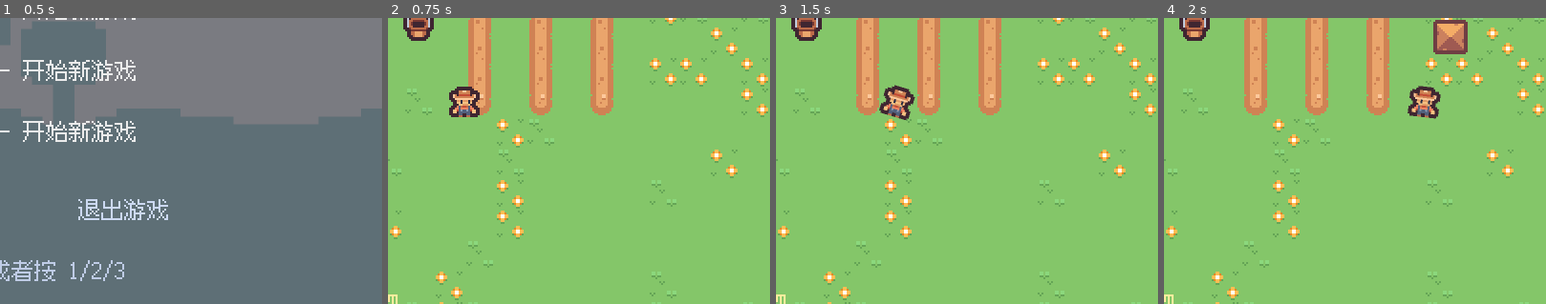
Above: before the commit, frames 1-4 (left to right).
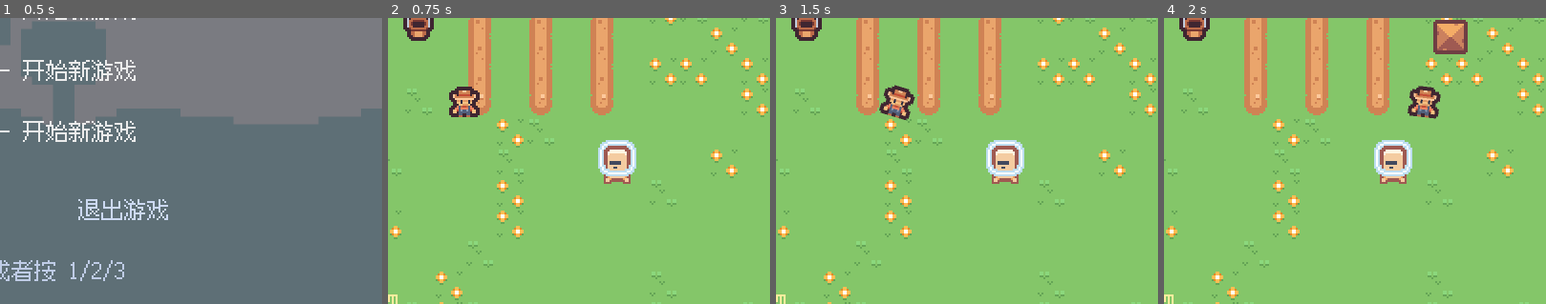
Above: after the commit, the same moments.

Repository: 01821/farm-fight-game
Game: Godot game, scene res://Scenes/Title/title.tscn
Two runs of this game, one before a commit and one after it. Both use one fixed random seed, a clock stepped at 60 frames per second and the inputs below. Sound files missing from this copy of the repository are replaced by a short silence.
Inputs (mouse positions are % of the whole screen's width and height, from its top left):
- Up to frame 1 (0.5 s): no input
- Up to frame 2 (0.75 s): click "1 号存档 —— 开始新游戏" at 0.5 s
- Up to frame 3 (1.5 s): tap Enter at 1.25 s; move the mouse to (72, 45) at 1.27 s; hold D (right) from 1.28 s (still down); hold F (use_item) from 1.28 s (still down); click (72, 45) at 1.42 s
- Up to frame 4 (2 s): keep holding D (right); keep holding F (use_item); tap Space (jump) at 1.52 s
The pictures show only the part of the screen within x 50-100%, y 47-97%; the shares and areas given below are measured in that part.

Frame 1 is identical in both runs. In frame 2, 1.3% of the frame differs, in the area x 55-65%, y 42-58%; in frame 3, 1.3%; in frame 4, 1.3%.
Error in both runs: Invalid access to property or key 'navigation_polygon' on a base object of type 'null instance'. (res://Scripts/State/animal/move.gd:12)

Commit message:
feat(npc): 退休矿工老铁 —— 会说话、有要求、给东西（五项里第 E 项，五项完成）

Diff:
--- /dev/null
+++ b/Scenes/Characters/npc.tscn
@@ -0,0 +1,27 @@
+[gd_scene load_steps=4 format=3]
+
+[ext_resource type="Script" path="res://Scripts/Characters/npc.gd" id="1_npc"]
+[ext_resource type="Texture2D" path="res://Assets/kenney_pixel-platformer/tilemap-characters_packed.png" id="2_chars"]
+
+; ⚠️ sub_resource 必须写在**用到它的节点之前**，不然解析报错
+[sub_resource type="CircleShape2D" id="CircleShape2D_talk"]
+radius = 30.0
+
+; 老铁：站在矿洞口旁边的退休矿工。
+; 角色图集是 24×24 一格。玩家（矿洞里那个）用的是第 1 行第 0 格 (0,24)，
+; 这里用第 1 行第 1 格 (24,24) 跟他区分开。
+[node name="Npc" type="Node2D"]
+script = ExtResource("1_npc")
+
+[node name="Sprite" type="Sprite2D" parent="."]
+texture = ExtResource("2_chars")
+region_enabled = true
+region_rect = Rect2(24, 24, 24, 24)
+
+; collision_mask = 2 —— 玩家在物理层 2 上，不设这个就永远检测不到人
+[node name="TalkArea" type="Area2D" parent="."]
+collision_mask = 2
+monitorable = false
+
+[node name="Shape" type="CollisionShape2D" parent="TalkArea"]
+shape = SubResource("CircleShape2D_talk")
--- /dev/null
+++ b/Scenes/UI/dialogue_panel.tscn
@@ -0,0 +1,60 @@
+[gd_scene load_steps=2 format=3]
+
+[ext_resource type="Script" path="res://Scripts/UI/dialogue_panel.gd" id="1_dlg"]
+
+; 对话框。整屏预建，脚本只刷文字和按钮状态。
+; ⚠️ 面板要**整屏** —— 窄框会让框外的 HUD 文字露出来，
+;    看着像 HUD 画到了面板上面（配方台踩过一次）。
+[node name="DialoguePanel" type="CanvasLayer"]
+layer = 92
+script = ExtResource("1_dlg")
+
+[node name="Backdrop" type="ColorRect" parent="."]
+visible = false
+anchor_right = 1.0
+anchor_bottom = 1.0
+color = Color(0.05, 0.05, 0.08, 0.9)
+
+[node name="NameLabel" type="Label" parent="."]
+visible = false
+offset_left = 30.0
+offset_top = 96.0
+offset_right = 370.0
+offset_bottom = 118.0
+theme_override_colors/font_color = Color(1, 0.93, 0.62, 1)
+theme_override_font_sizes/font_size = 12
+text = "老铁"
+
+[node name="LineLabel" type="Label" parent="."]
+visible = false
+offset_left = 30.0
+offset_top = 126.0
+offset_right = 370.0
+offset_bottom = 186.0
+theme_override_font_sizes/font_size = 12
+autowrap_mode = 3
+text = "……"
+
+[node name="Buttons" type="Node" parent="."]
+
+[node name="TradeButton" type="Button" parent="Buttons"]
+visible = false
+offset_left = 50.0
+offset_top = 204.0
+offset_right = 350.0
+offset_bottom = 228.0
+theme_override_colors/font_hover_color = Color(1, 0.94, 0.55, 1)
+theme_override_font_sizes/font_size = 12
+text = "—"
+flat = true
+
+[node name="ByeButton" type="Button" parent="Buttons"]
+visible = false
+offset_left = 50.0
+offset_top = 236.0
+offset_right = 350.0
+offset_bottom = 260.0
+theme_override_colors/font_hover_color = Color(1, 0.8, 0.7, 1)
+theme_override_font_sizes/font_size = 12
+text = "[ESC] 再见"
+flat = true
--- a/Scenes/base_level.tscn
+++ b/Scenes/base_level.tscn
@@ -23,6 +23,8 @@
 [ext_resource type="PackedScene" path="res://Scenes/buildings/mill.tscn" id="19_mill"]
 [ext_resource type="PackedScene" path="res://Scenes/UI/pause_menu.tscn" id="20_pause"]
 [ext_resource type="PackedScene" path="res://Scenes/UI/craft_panel.tscn" id="21_craft"]
+[ext_resource type="PackedScene" path="res://Scenes/Characters/npc.tscn" id="22_npc"]
+[ext_resource type="PackedScene" path="res://Scenes/UI/dialogue_panel.tscn" id="23_dlg"]
 
 [sub_resource type="TileSetAtlasSource" id="TileSetAtlasSource_4rblm"]
 texture = ExtResource("2_5s04l")
@@ -1125,6 +1127,12 @@
 
 [node name="CraftPanel" parent="." instance=ExtResource("21_craft")]
 
+[node name="DialoguePanel" parent="." instance=ExtResource("23_dlg")]
+
+; 老铁：站在矿洞口斜下方。放在农田范围（x 248~312 / y 136~184）之外。
+[node name="OldIron" parent="." instance=ExtResource("22_npc")]
+position = Vector2(320, 216)
+
 [node name="NightTint" type="CanvasModulate" parent="."]
 
 [node name="DayCycle" type="Node" parent="."]
--- /dev/null
+++ b/Scripts/Characters/npc.gd
@@ -0,0 +1,101 @@
+class_name Npc extends Node2D
+
+## 会说话的角色。农场里原来**没有一张会回应的脸** —— 所有建筑都只是功能。
+## 老铁是个退休矿工，站在矿洞口旁边：他提要求、给东西、还会根据你的进度换台词。
+##
+## 台词**跟着游戏状态走**（去过矿洞没有、拆过关底没有），
+## 所以他不只是个告示牌 —— 你说的话他记得。
+
+signal talked(line: String)
+
+## 他开口要的东西：3 块矿石
+const WANT_ORE: int = 3
+## 给了之后送的东西
+const GIFT: String = "lucky_charm"
+## 存档标记
+const FLAG: String = "old_iron"
+
+@export var npc_name: String = "老铁"
+
+@onready var talk_area: Area2D = $TalkArea
+@onready var sprite: Sprite2D = $Sprite
+
+func _ready() -> void:
+	add_to_group("npc")
+
+func is_player_inside() -> bool:
+	if talk_area == null:
+		return false
+	for b in talk_area.get_overlapping_bodies():
+		if b.is_in_group("player"):
+			return true
+	return false
+
+func _player() -> Player:
+	return get_tree().get_first_node_in_group("player") as Player
+
+## 他已经收过礼了没有
+func gift_given() -> bool:
+	var p := _player()
+	return p != null and p.npc_done.has(FLAG)
+
+## 他现在缺不缺矿石（还没给过礼，且矿石不够）
+func needs_ore() -> bool:
+	if gift_given():
+		return false
+	var p := _player()
+	return p != null and p.ore < WANT_ORE
+
+## 可以交矿石了
+func can_trade() -> bool:
+	if gift_given():
+		return false
+	var p := _player()
+	return p != null and p.ore >= WANT_ORE
+
+## 当前该说的话。**跟着状态变** —— 这就是"人味"的来源。
+func current_line() -> String:
+	var p := _player()
+	if p == null:
+		return "……"
+	if gift_given():
+		if MineRun.total_boss > 0:
+			return "你把那台采掘机械拆了？好小子。我当年就是被它撵出来的。"
+		return "那护身符是我唯一能给你的了。下面的事，靠你自己。"
+	if p.ore >= WANT_ORE:
+		return "哟，手上那石头……给我 %d 块，我这儿有件老物件换给你。" % WANT_ORE
+	if MineRun.total_runs > 0:
+		return "下去过了吧。听着 —— 火把烧完它自己会把你拽回来，别硬撑。"
+	return "你也是冲那矿洞去的？我这条腿就是在那儿丢的。"
+
+## 按一下之后的次要台词（测试和 UI 都用它）
+func request_text() -> String:
+	if gift_given():
+		return "（他已经把东西给你了）"
+	if can_trade():
+		return "给他 %d 块矿石  →  %s" % [WANT_ORE, ItemData.name_of(GIFT)]
+	return "他要 %d 块矿石（你有 %d）" % [WANT_ORE, (_player().ore if _player() != null else 0)]
+
+## 真的把矿石交出去。成功返回 true。
+## ⚠️ 先验后扣 —— 不够的时候**一样东西都不能动**。
+func trade() -> bool:
+	if not can_trade():
+		return false
+	var p := _player()
+	p.ore -= WANT_ORE
+	p.add_item(GIFT, 1)
+	p.npc_done[FLAG] = true
+	Sfx.play("coin")
+	print("[NPC] ", npc_name, "：成交。", ItemData.name_of(GIFT), " 归你了")
+	talked.emit(current_line())
+	return true
+
+## 对着他按 F 的时候调这个：能交就交，不能交就只是说话
+func interact() -> String:
+	var line: String = current_line()
+	if can_trade():
+		trade()
+		line = current_line()
+	print("[NPC] ", npc_name, "：", line)
+	talked.emit(line)
+	return line
--- a/Scripts/Characters/player.gd
+++ b/Scripts/Characters/player.gd
@@ -58,6 +58,8 @@
 var ore: int = 0
 ## 累计加工出几件东西
 var total_crafted: int = 0
+## NPC 那边的进度标记（比如老铁收过礼没有）—— 他会根据这些换台词
+var npc_done: Dictionary = {}
 
 ## 背包：物品 id -> 数量
 var inventory: Dictionary = {}
@@ -384,6 +386,7 @@
 		"total_planted": total_planted, "total_watered": total_watered,
 		"inventory": inventory.duplicate(), "equipped": equipped.duplicate(),
 		"ore": ore, "total_crafted": total_crafted,
+		"npc_done": npc_done.duplicate(),
 		"pos_x": global_position.x, "pos_y": global_position.y,
 	}
 
@@ -404,6 +407,11 @@
 	total_watered = maxi(0, int(d.get("total_watered", 0)))
 	ore = maxi(0, int(d.get("ore", 0)))
 	total_crafted = maxi(0, int(d.get("total_crafted", 0)))
+	npc_done.clear()
+	var nd: Variant = d.get("npc_done", {})
+	if typeof(nd) == TYPE_DICTIONARY:
+		for k in (nd as Dictionary).keys():
+			npc_done[String(k)] = bool((nd as Dictionary)[k])
 	# 存档是权威：先清空再读，免得旧档里没有这两个字段时留着上一局的装备
 	inventory.clear()
 	var inv: Variant = d.get("inventory", {})
--- a/Scripts/Interaction/farm_controller.gd
+++ b/Scripts/Interaction/farm_controller.gd
@@ -65,6 +65,17 @@
 		print("[种子] 已经是 ", player.crop_name(), " 了")
 
 func use_held_item() -> bool:
+	# 老铁：站他旁边按 F 说句话。能交矿石就直接交。
+	# 放在矿洞口**之前**判断 —— 两个人的范围可能有重叠，
+	# 玩家站在老铁身边时应该先跟人说话，而不是被吸进洞里。
+	var npc := get_tree().get_first_node_in_group("npc") as Npc
+	if npc != null and npc.is_player_inside():
+		var dlg := get_tree().get_first_node_in_group("dialogue_panel") as DialoguePanel
+		if dlg != null:
+			dlg.talk_to(npc)
+			return true
+		npc.interact()
+		return true
 	# 矿洞口优先：站上去按 F 就下矿（和手持什么都无关）
 	if mine_entrance != null and mine_entrance.is_player_inside():
 		return mine_entrance.enter_mine()
--- /dev/null
+++ b/Scripts/UI/dialogue_panel.gd
@@ -0,0 +1,75 @@
+class_name DialoguePanel extends CanvasLayer
+
+## 对话框（**鼠标能点**）。农场里原来没有一张会回应的脸，
+## 所有建筑都只是功能；这个面板是"有人在跟你说话"这件事的出口。
+##
+## 整屏预建：名字 + 台词 + 两个按钮（交谈 / 再见）。
+
+var is_open: bool = false
+var _npc: Npc
+
+@onready var backdrop: ColorRect = $Backdrop
+@onready var name_label: Label = $NameLabel
+@onready var line_label: Label = $LineLabel
+@onready var trade_button: Button = $Buttons/TradeButton
+@onready var bye_button: Button = $Buttons/ByeButton
+
+func _ready() -> void:
+	process_mode = Node.PROCESS_MODE_ALWAYS
+	add_to_group("dialogue_panel")
+	trade_button.pressed.connect(_on_trade)
+	bye_button.pressed.connect(func(): set_open(false))
+	set_open(false)
+
+func _unhandled_input(event: InputEvent) -> void:
+	if is_open and event.is_action_pressed("pause"):
+		set_open(false)
+		get_viewport().set_input_as_handled()
+
+## 跟某个 NPC 开始对话
+func talk_to(npc: Npc) -> void:
+	_npc = npc
+	set_open(true)
+
+func set_open(open: bool) -> void:
+	is_open = open
+	for n in [backdrop, name_label, line_label, trade_button, bye_button]:
+		n.visible = open
+	if open:
+		_refresh()
+	get_tree().paused = open
+
+func _refresh() -> void:
+	if _npc == null:
+		return
+	name_label.text = _npc.npc_name
+	line_label.text = _npc.current_line()
+	trade_button.text = _npc.request_text()
+	# 不能交易时按钮变暗、点不动 —— "给不了"和"能给了"一眼能分清
+	var can: bool = _npc.can_trade()
+	trade_button.disabled = not can
+	trade_button.modulate = Color(1, 1, 1, 1) if can else Color(0.6, 0.6, 0.68, 1)
+
+func _on_trade() -> void:
+	if _npc == null:
+		return
+	if _npc.trade():
+		_refresh()
+	else:
+		line_label.text = "……不够。再下去两趟吧。"
+
+## 给测试读的
+func line_text() -> String:
+	return line_label.text
+
+func name_text() -> String:
+	return name_label.text
+
+func trade_text() -> String:
+	return trade_button.text
+
+func trade_enabled() -> bool:
+	return not trade_button.disabled
+
+func click_trade() -> void:
+	trade_button.emit_signal("pressed")
--- /dev/null
+++ b/Tests/test_npc.gd
@@ -0,0 +1,166 @@
+extends Node2D
+
+## 端到端自测：NPC（退休矿工「老铁」）。
+## 用法: godot --headless --path . --fixed-fps 60 res://Tests/test_npc.tscn
+##
+## 重点不是"有个节点在那儿"，而是：
+##   ① 他会**跟着你的进度换台词**（去过矿洞没有、拆过关底没有）
+##   ② 他提的要求**先验后扣** —— 矿石不够时一样东西都不能动
+##   ③ 对话框能用鼠标点
+
+var _fail: int = 0
+var _level: Node2D
+var _player: Player
+var _npc: Npc
+var _dlg: DialoguePanel
+var _ctl: FarmController
+
+func _check(label: String, ok: bool) -> void:
+	if ok:
+		print("PASS  ", label)
+	else:
+		_fail += 1
+		print("FAIL  ", label)
+
+func _step(frames: int) -> void:
+	for i in range(frames):
+		await get_tree().physics_frame
+
+func _ready() -> void:
+	MineRun.scene_switch_enabled = false
+	MineRun.active = false
+	MineRun.total_runs = 0
+	MineRun.total_boss = 0
+
+	_level = (load("res://Scenes/base_level.tscn") as PackedScene).instantiate()
+	add_child(_level)
+	var save := _level.get_node("SaveSystem") as SaveSystem
+	save.auto_load = false
+	save.auto_save_on_dawn = false
+	await _step(5)
+	_player = _level.get_node("level/Player") as Player
+	_ctl = _level.get_node("FarmController") as FarmController
+	_npc = _level.get_node_or_null("OldIron") as Npc
+	_dlg = _level.get_node_or_null("DialoguePanel") as DialoguePanel
+
+	print("--- 他得是个「人」 ---")
+	_check("农场里有这个角色", _npc != null)
+	_check("农场里有对话框", _dlg != null)
+	if _npc == null or _dlg == null:
+		print("RESULT fail=", _fail + 2)
+		get_tree().quit()
+		return
+	print("  INFO 他叫：", _npc.npc_name)
+	_check("有名字（不是个无名告示牌）", _npc.npc_name != "")
+	_check("他站在农田之外（不会挡住种地）",
+		not Rect2(248, 136, 64, 48).has_point(_npc.position))
+	_check("对话面板是预建的", _level.get_node_or_null("DialoguePanel/Buttons/TradeButton") != null)
+
+	print("--- 台词跟着状态走 ---")
+	_player.npc_done.clear()
+	var l0: String = _npc.current_line()
+	print("  INFO 没见过世面时：", l0)
+	_check("第一次见面说的是他自己", "腿" in l0 or "矿" in l0)
+
+	MineRun.total_runs = 1
+	var l1: String = _npc.current_line()
+	print("  INFO 下过一次矿之后：", l1)
+	_check("★ 下过矿之后他换了台词", l1 != l0)
+	_check("而且给的是矿洞里的实用提醒", "火把" in l1)
+
+	MineRun.total_runs = 0
+	_player.ore = 0
+	print("  INFO 矿石不够时：", _npc.current_line())
+	_check("没矿石时他不会谈交易", "石头" not in _npc.current_line())
+
+	print("--- 提要求：先验后扣 ---")
+	_check("他确实有要求", not _npc.gift_given())
+	_check("矿石不够时交不了", not _npc.can_trade())
+	_check("矿石不够时他说缺多少", "0" in _npc.request_text())
+	var ore_snap: int = _player.ore
+	var inv_snap: int = _player.inventory.size()
+	_check("硬交也返回 false", not _npc.trade())
+	_check("矿石没动", _player.ore == ore_snap)
+	_check("背包没动", _player.inventory.size() == inv_snap)
+	_check("标记也没写上", not _npc.gift_given())
+
+	print("--- 料够了：真给东西 ---")
+	_player.ore = 5
+	_check("现在可以交了", _npc.can_trade())
+	print("  INFO 他现在的台词：", _npc.current_line())
+	_check("★ 够料时台词变成谈交易", "石头" in _npc.current_line())
+	print("  INFO 按钮文字：", _npc.request_text())
+	_check("按钮文字写明了换什么", ItemData.name_of(Npc.GIFT) in _npc.request_text())
+
+	var line_after: String = _npc.interact()
+	await _step(2)
+	print("  INFO 交易后他说的：", line_after)
+	_check("拿到护身符了", _player.has_item(Npc.GIFT))
+	_check("扣掉了矿石", _player.ore == 5 - Npc.WANT_ORE)
+	_check("记下了「给过了」", _npc.gift_given())
+	_check("★ 交过之后他换台词了", line_after != l0)
+	_check("再想交就交不了了", not _npc.can_trade())
+	var inv_after: int = _player.item_count(Npc.GIFT)
+	_npc.trade()
+	_check("重复交易不会白给", _player.item_count(Npc.GIFT) == inv_after)
+
+	MineRun.total_boss = 1
+	var l2: String = _npc.current_line()
+	print("  INFO 拆过关底之后：", l2)
+	_check("★ 你拆掉关底他会提到这件事", "采掘机械" in l2)
+
+	print("--- 鼠标能点 ---")
+	_player.npc_done.clear()
+	_player.ore = 0
+	_dlg.talk_to(_npc)
+	await _step(3)
+	_check("对话框打开了", _dlg.is_open)
+	_check("暂停了游戏（说话时就该停下来）", get_tree().paused)
+	print("  INFO 名字行：", _dlg.name_text(), "；台词：", _dlg.line_text())
+	_check("显示了名字", _dlg.name_text() == _npc.npc_name)
+	_check("显示了台词", _dlg.line_text() != "")
+	_check("料不够时按钮是暗的", not _dlg.trade_enabled())
+	# ⚠️ 别断言"没有护身符" —— 前面那轮交易**已经给过一个了**，
+	#    "有没有"恒为真。要比的是**数量有没有变**。
+	var charm_before: int = _player.item_count(Npc.GIFT)
+	_dlg.click_trade()
+	await _step(2)
+	_check("点了也不给东西（数量没变）", _player.item_count(Npc.GIFT) == charm_before)
+
+	_player.ore = 9
+	_dlg.set_open(true)
+	await _step(3)
+	_check("料够了按钮就亮了", _dlg.trade_enabled())
+	_dlg.click_trade()
+	await _step(3)
+	print("  INFO 点完之后：", _dlg.line_text())
+	_check("★ 鼠标点一下就真的成交了", _player.has_item(Npc.GIFT))
+	_check("矿石扣了", _player.ore == 9 - Npc.WANT_ORE)
+	_dlg.set_open(false)
+	await _step(2)
+	_check("关掉之后游戏恢复", not get_tree().paused)
+
+	print("--- 站在他旁边按 F 会开口 ---")
+	_player.global_position = _npc.global_position
+	await _step(5)
+	_check("检测到玩家在附近", _npc.is_player_inside())
+	var opened: bool = _ctl.use_held_item()
+	await _step(3)
+	print("  INFO use_held_item 返回 ", opened, "，对话框开着=", _dlg.is_open)
+	_check("★ 站他旁边按 F 打开了对话", _dlg.is_open)
+	_dlg.set_open(false)
+	await _step(2)
+
+	print("--- 进度要能存档 ---")
+	_player.npc_done.clear()
+	_player.npc_done[Npc.FLAG] = true
+	var snap: Dictionary = _player.to_save_data()
+	_player.npc_done.clear()
+	_check("清空之后他当作没给过", not _npc.gift_given())
+	_player.apply_save_data(snap)
+	_check("★ 读档之后他还记得给过了", _npc.gift_given())
+	_player.apply_save_data({"money": 1})
+	_check("旧档没有 npc_done 字段也不会崩", _player.npc_done.size() == 0)
+
+	print("RESULT fail=", _fail)
+	get_tree().quit()
--- /dev/null
+++ b/Tests/test_npc.tscn
@@ -0,0 +1,6 @@
+[gd_scene format=3]
+
+[ext_resource type="Script" path="res://Tests/test_npc.gd" id="1_test"]
+
+[node name="TestNpc" type="Node2D"]
+script = ExtResource("1_test")
--- a/Tools/screenshot_tour.gd
+++ b/Tools/screenshot_tour.gd
@@ -85,6 +85,21 @@
 		await _grab("craft_panel")
 		panel.set_open(false)
 		await _step(4)
+	# 老铁 + 对话框
+	var npc := _level.get_node_or_null("OldIron") as Npc
+	var dlg := _level.get_node_or_null("DialoguePanel") as DialoguePanel
+	if npc != null and dlg != null:
+		player.global_position = npc.global_position + Vector2(0, -26)
+		player.ore = 5
+		player.npc_done.clear()
+		await _step(SETTLE)
+		await _grab("npc_in_farm")
+		dlg.talk_to(npc)
+		await _step(SETTLE)
+		await _grab("npc_dialogue")
+		dlg.set_open(false)
+		await _step(4)
+
 	_level.queue_free()
 	await _step(6)
 
Not shown, added: Scripts/Characters/npc.gd.uid
Not shown, added: Scripts/UI/dialogue_panel.gd.uid
Not shown, added: Tests/test_npc.gd.uid
